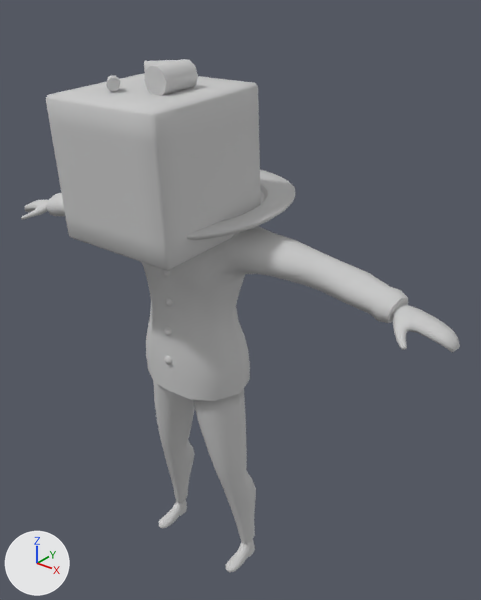
An edit to the FBX model Assets/Character/Dubu/dubu.FBX, drawn before and after from the same camera.
Before and after are seen from a 50 mm lens placed at (1.222, -1.301, 1.823), pointed at (0.087, 0.118, 0.943). Lighting does not change. The marker at lower left points along +X, +Y and +Z. Where no turn or scale is listed for an object, it has been applied to the vertices.

Names of what the first picture shows: 'CH_Tofu', 'Tofu'.
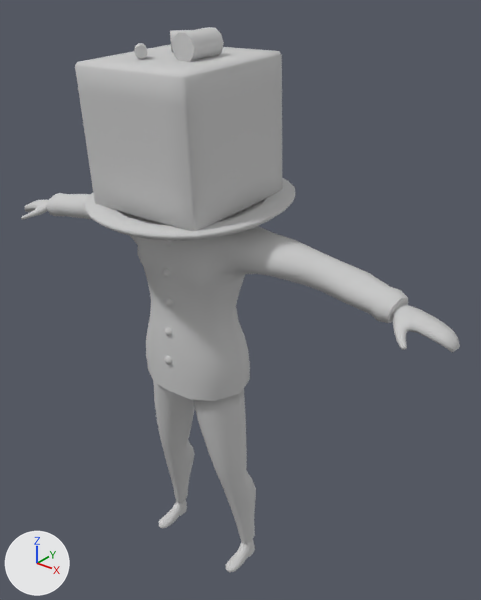
Where the change shows, as pixel boxes [x1, y1, x2, y2] in the pictures (481 x 600 px):
```json
{"object": "Tofu", "change": "moved", "before": [46, 59, 261, 271], "after": [75, 27, 283, 231]}
```

The change, as JSON lines over the scene's bpy script:
```json
{"op": "set", "path": "ob_tofu.location", "old": "(0.0, -0.104, 1.418)", "new": "(0.0, -0.006, 1.484)"}
```
